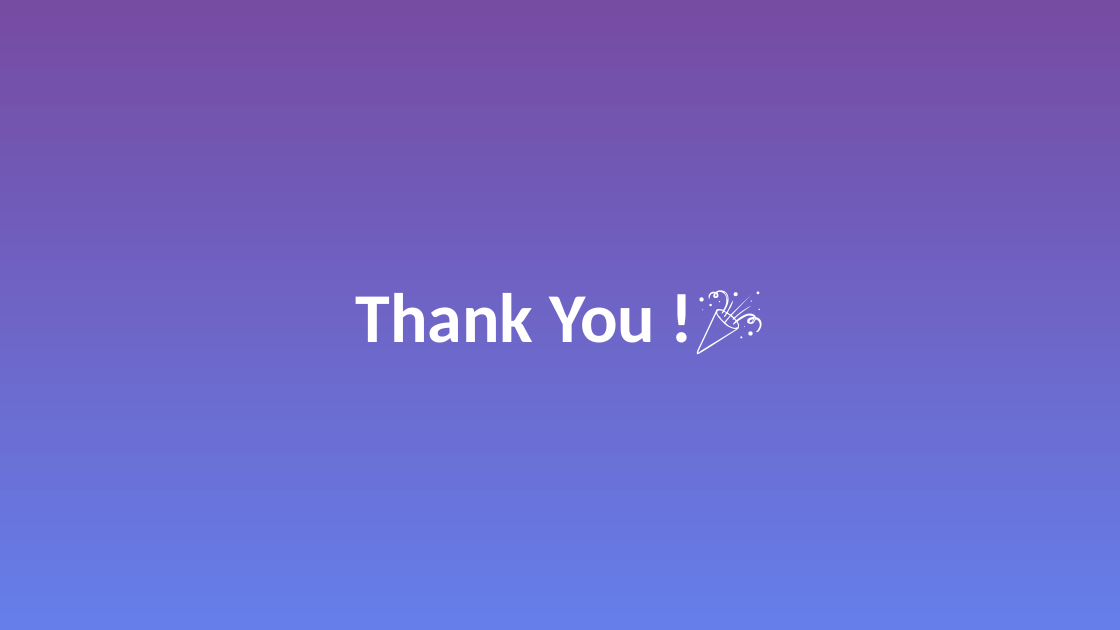
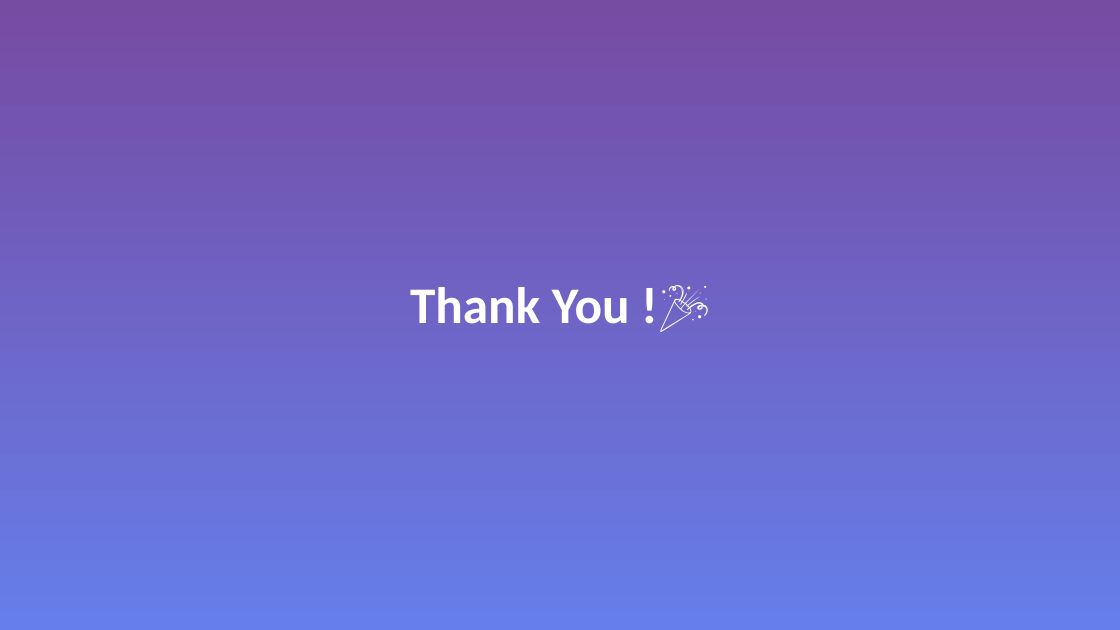
Before and after one commit to NTUT-Leo/SSRE, a slide deck: slide 9 of report/113598101_SSRE_report.pptx. Drawn at 1120x630 pixels with LibreOffice and Linux fonts; fonts in the diff are those of the drawing. Boxes give left, top, right and bottom in pixels: in the first picture for what was removed or moved away, otherwise in the second. Text is boxed around its words. In the diff, an @@ line names an element or a change of style, - is before the commit and + after.

```diff
--- a/report/113598101_SSRE_report.pptx
+++ b/report/113598101_SSRE_report.pptx
@@ text "Thank You !🎉" at [410, 287, 630, 324]: size 60 to 44 pt @@
```
Also in this commit, not shown: 1 other slide changed, 4 other files.
